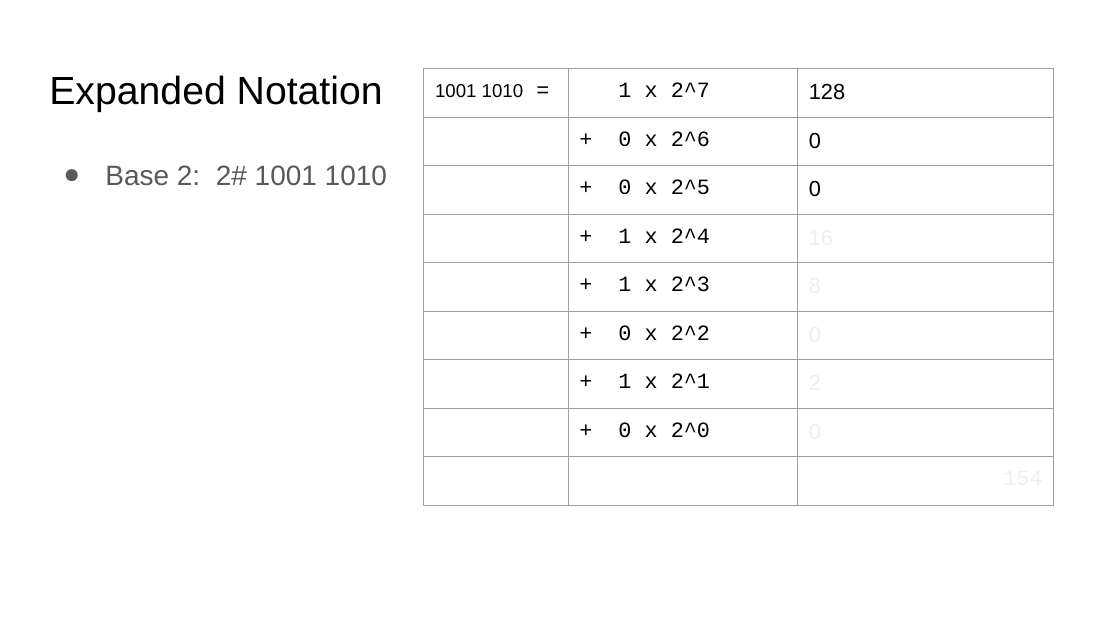
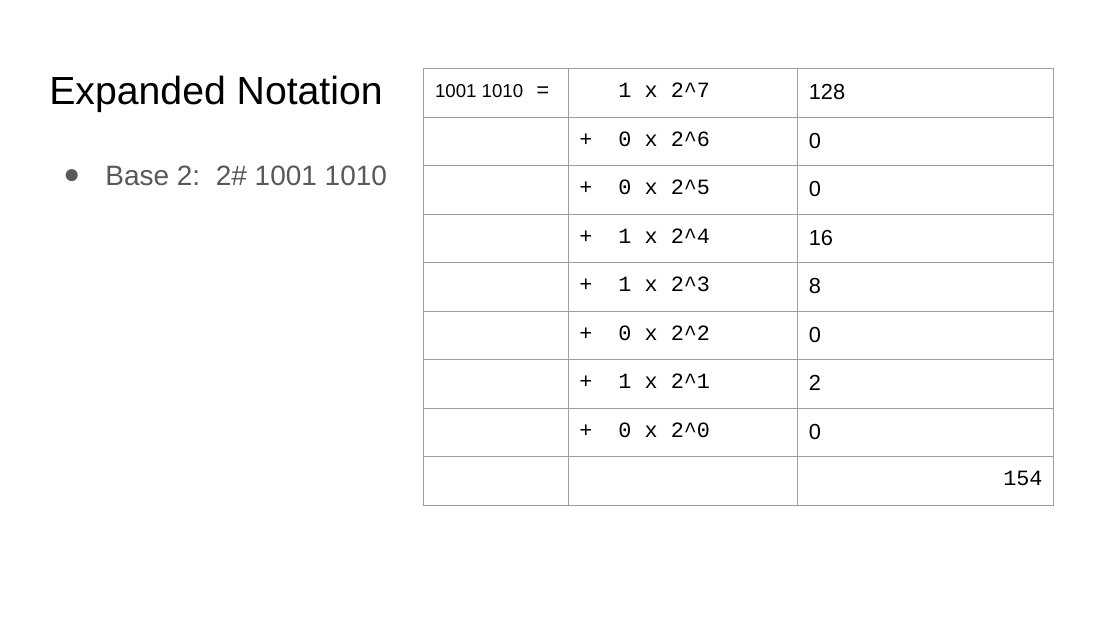
Before and after one commit to COMP122/comp122-s23, a slide deck: slide 8 of format-encodings/documents/ARCHIVE/introduction-to-numbering-systems.pptx. Drawn at 1120x630 pixels with LibreOffice and Linux fonts; fonts in the diff are those of the drawing. Boxes give left, top, right and bottom in pixels: in the first picture for what was removed or moved away, otherwise in the second. Text is boxed around its words. In the diff, an @@ line names an element or a change of style, - is before the commit and + after.

```diff
--- a/format-encodings/documents/ARCHIVE/introduction-to-numbering-systems.pptx
+++ b/format-encodings/documents/ARCHIVE/introduction-to-numbering-systems.pptx
@@ table at <box>423,68,1054,505</box> @@
@@ text colour #EEEEEE to #000000 in "16", "8", "0", "2" and 2 more places @@
```
Also in this commit, not shown: 1 other slide changed.
